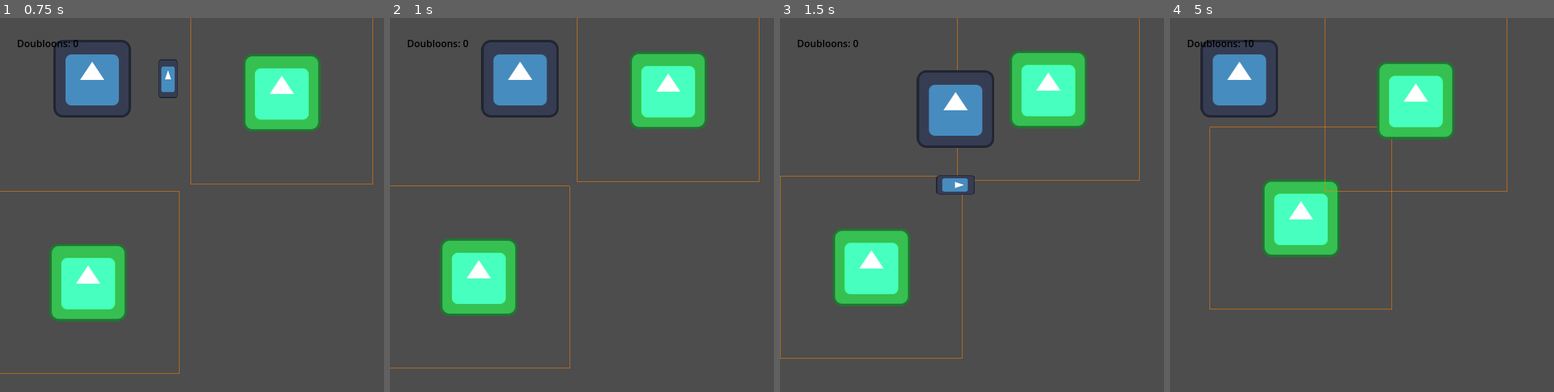
Above: before the commit, frames 1-4 (left to right).
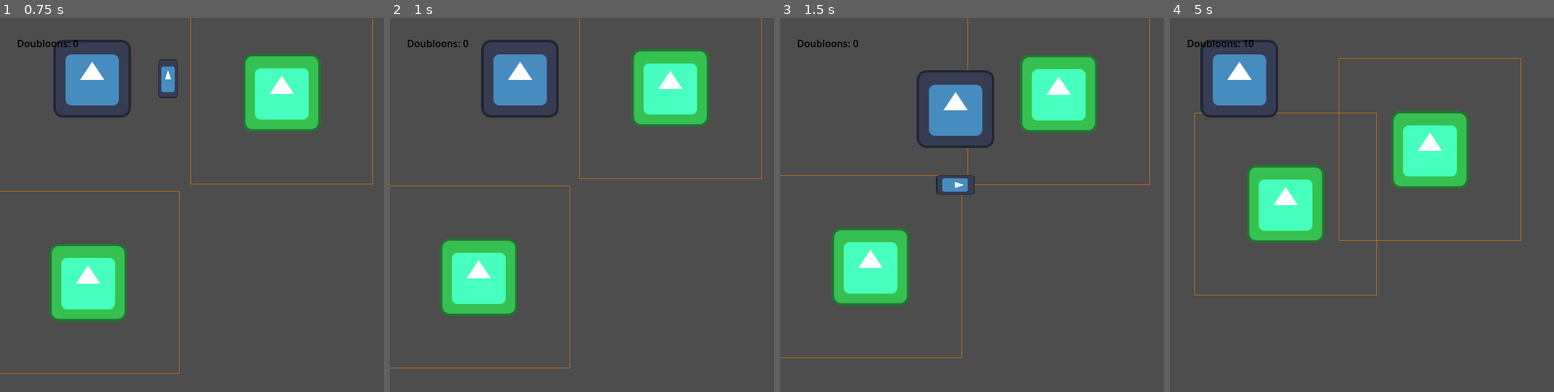
Above: after the commit, the same moments.

Repository: Bybett/Shinobi-Code
Game: Godot game, scene res://Scenes/root_scene_linux.tscn
The game is run twice, just before and just after one commit, with the same random seed, the same clock (stepped at 60 frames per second) and the same inputs. The engine's default icon, where the game draws it, is replaced by a stand-in: a white triangle on a blue panel in a dark square.
Inputs:
- Up to frame 1 (0.75 s): hold D (Right) from 0.53 s (still down); tap Space (Space) at 0.6 s
- Up to frame 2 (1 s): keep holding D (Right)
- Up to frame 3 (1.5 s): release D (Right) at 1.28 s; hold S (Down) from 1.28 s (still down); tap Space (Space) at 1.35 s
- Up to frame 4 (5 s): release S (Down) at 2.03 s; hold D (Right) 2.03-2.78 s; tap Space (Space) every 0.75 s from 2.1 to 4.35 s; hold W (Up) 2.78-3.53 s; hold A (Left) from 3.53 s (still down)

Frame 1 is identical in both runs. In frame 2, 1.8% of the frame differs, in the area x 48-97%, y 0-44%; in frame 3, 4.7%; in frame 4, 13%, in the area x 6-92%, y 0-78%.

Commit message:
bug fixes in enemy movement and taking dmg

Diff:
--- a/slime-slayer/Scripts/globals.gd
+++ b/slime-slayer/Scripts/globals.gd
@@ -5,7 +5,8 @@
 var PLAYER_HEALTH: int = 100
 
 #Map Dimensions
-const MIN_X: int = 00 # -x size
+# TODO - Map Window code dimensions test if need to set parameters
+const MIN_X: int = 0 # -x size
 const MAX_X: int = 500 # +x size
 const MIN_Y: int = 0 # -y size
 const MAX_Y: int = 500 # +y size
@@ -21,4 +22,5 @@
 const SWORD_SWIPE_SCENE = preload("res://Scenes/Player Scenes/sword_swipe.tscn")
 
 # list of all interactable objects/entities
+# TODO - convert to dictionary(s)
 var ENTITIES = []
--- a/slime-slayer/Scripts/player_script.gd
+++ b/slime-slayer/Scripts/player_script.gd
@@ -10,6 +10,7 @@
 #Bools
 @export var is_moving: bool = true
 var is_invulnerable: bool = false
+var in_body: bool = false #is slime touching player?
 
 # Called when the node enters the scene tree for the first time.
 func _ready() -> void:
@@ -55,7 +56,14 @@
 func _on_area_2d_body_entered(body: Node) -> void:
 	if body.is_in_group("enemies"):
 		take_damage(1)
+		in_body = true
 		print("HITBOX entered")
+
+# enemy leaves player body
+func _on_area_2d_body_exited(body: Node) -> void:
+	if body.is_in_group("enemies"):
+		in_body = false
+
 
 # Deals damage to PLAYER
 func take_damage(amount: int) -> void:
@@ -77,3 +85,6 @@
 	is_invulnerable = true # PLAYER var for invulnerability is turned on
 	await get_tree().create_timer(1.0).timeout  # invulnerability lasts for 1 sec
 	is_invulnerable = false #After 1sec player no longer invulnerable
+
+	if (in_body):
+		take_damage(1)
--- a/slime-slayer/Scripts/slime_script.gd
+++ b/slime-slayer/Scripts/slime_script.gd
@@ -4,10 +4,9 @@
 @export var speed: int = 35
 @export var life: int = 3
 @export var attack: int = 10
-@export var vision_range: int = 300  # Diameter of the vision box
+@export var vision_range: int = 300  ## Diameter of the vision box
 
 var random_direction: Vector2 = Vector2.ZERO # Applies random variance in direction
-var randomness_factor: float = 0.2  # Strength of randomness
 
 # If pursuing runs pursuing code
 var is_pursuing: bool = false
@@ -30,14 +29,11 @@
 
 	# If SLIME is pursuing runs SLIME movement code
 	if is_pursuing:
-
 		# Move toward PLAYER with some randomness
 		var target_direction = (Globals.PLAYER.position - position).normalized() #vector from SLIME to PLAYER
-		var random_offset = Vector2( #randomness offset vector
-			randf_range(-randomness_factor, randomness_factor),
-			randf_range(-randomness_factor, randomness_factor)
-		).normalized() * 0.5 # 0.5 scales down randomness factor so it does not overtake main path to follow the PLAYER
-		var move_direction = (target_direction + random_offset).normalized() #Final vector from SLIME to PLAYER with randomness
+		if randf() < 0.01:  # Change direction occasionally (1% chance per frame)
+			set_random_direction()
+		var move_direction = (target_direction + 1.75*random_direction).normalized() #Final vector from SLIME to PLAYER with randomness
 		velocity = move_direction * speed
 
 	else:
@@ -54,6 +50,12 @@
 		randf_range(-1.0, 1.0),
 		randf_range(-1.0, 1.0)
 	).normalized()
+
+##when enemy touches player, knock back to enemy
+#func repulsion_foce() -> void:
+	#var target_direction = (Globals.PLAYER.position - position).normalized() #vector from SLIME to PLAYER
+	#var repulsion_dir = -target_direction
+	#velocity = repulsion_dir * speed*3
 
 #Checks if PLAYER is within vision and if it needs to pursue
 func update_pursuit() -> void:
@@ -74,6 +76,9 @@
 	else:
 		is_pursuing = false
 
+func repulsion_force() -> void:
+	pass
+
 func _draw() -> void:
 	# Draws a vision box for debugging
 	draw_rect(Rect2(-vision_range/2, -vision_range/2, vision_range, vision_range), Color(1, 0.5, 0, 0.7), false)
--- /dev/null
+++ b/slime-slayer/repulsion_force.gd
@@ -0,0 +1,49 @@
+extends CharacterBody2D
+
+var speed: float = 200.0  # Base speed for the repulsion
+var max_force: float = 600.0  # Maximum repulsion force (speed * 3)
+var repulsion_duration: float = 1.2  # Duration in seconds
+var repulsion_timer: float = 0.0  # Tracks elapsed time
+var is_repulsing: bool = false  # Tracks if repulsion is active
+var repulsion_velocity: Vector2 = Vector2.ZERO  # Stores the repulsion velocity
+
+func _ready() -> void:
+	# Connect the Area2D's body_exited signal (adjust "Area2D" to your node's name)
+	$Area2D.body_exited.connect(_on_area_2d_body_exited)
+
+func _physics_process(delta: float) -> void:
+	if is_repulsing:
+		# Increment timer
+		repulsion_timer += delta
+
+		# Calculate logarithmic decay (t ranges from 0 to 1.2 seconds)
+		var t: float = repulsion_timer / repulsion_duration
+		if t <= 1.0:
+			# Logarithmic decay: force = max_force * (1 - log(t + 1) / log(2.2))
+			var decay: float = 1.0 - log(t + 1.0) / log(2.2)  # Adjust log base for curve
+			var current_force: float = max_force * decay
+			velocity = repulsion_velocity * current_force / max_force
+		else:
+			# Stop repulsion after 1.2 seconds
+			is_repulsing = false
+			velocity = Vector2.ZERO  # Reset velocity or adjust as needed
+
+		# Apply physics movement
+		move_and_slide()
+
+func _on_area_2d_body_exited(body: Node2D) -> void:
+	if body.name == "Player":  # Check if the exiting body is the player
+		repulsion_force()
+
+func repulsion_force() -> void:
+	# Calculate repulsion direction (away from player)
+	var target_direction: Vector2 = (Globals.PLAYER.position - position).normalized()
+	var repulsion_dir: Vector2 = -target_direction
+
+	# Set initial repulsion velocity
+	repulsion_velocity = repulsion_dir * speed * 3
+	max_force = speed * 3  # Store max force for logarithmic decay
+
+	# Start repulsion effect
+	repulsion_timer = 0.0
+	is_repulsing = true
Not shown, changed: .DS_Store
